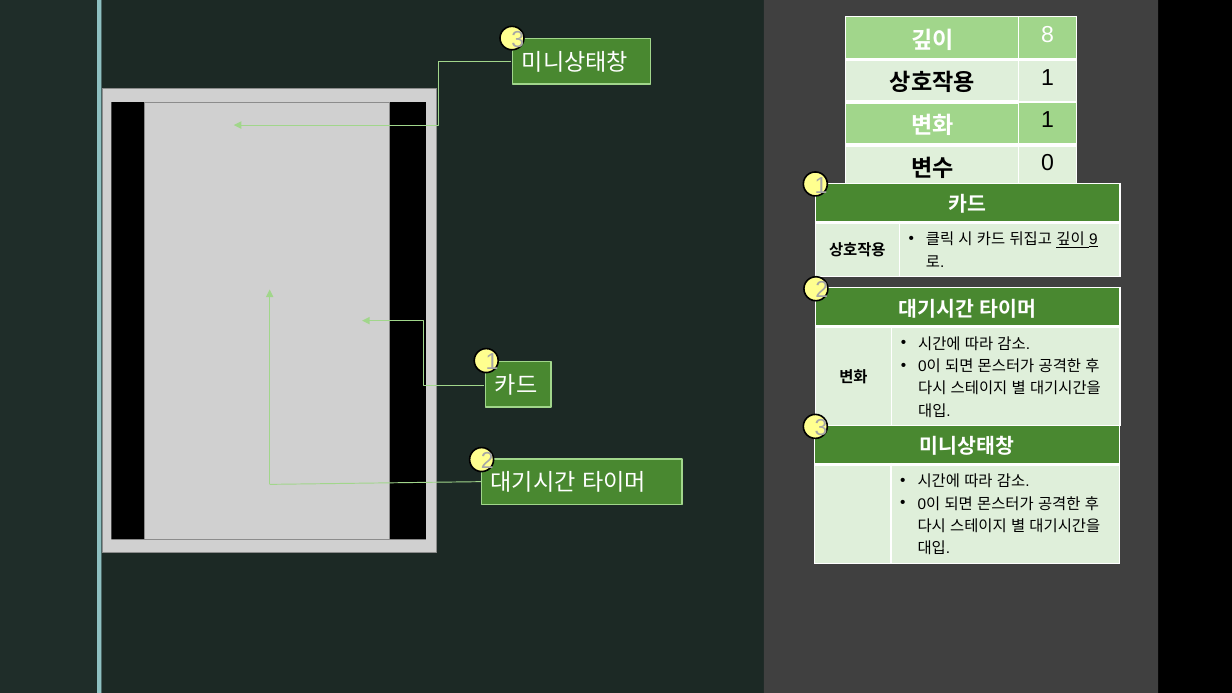
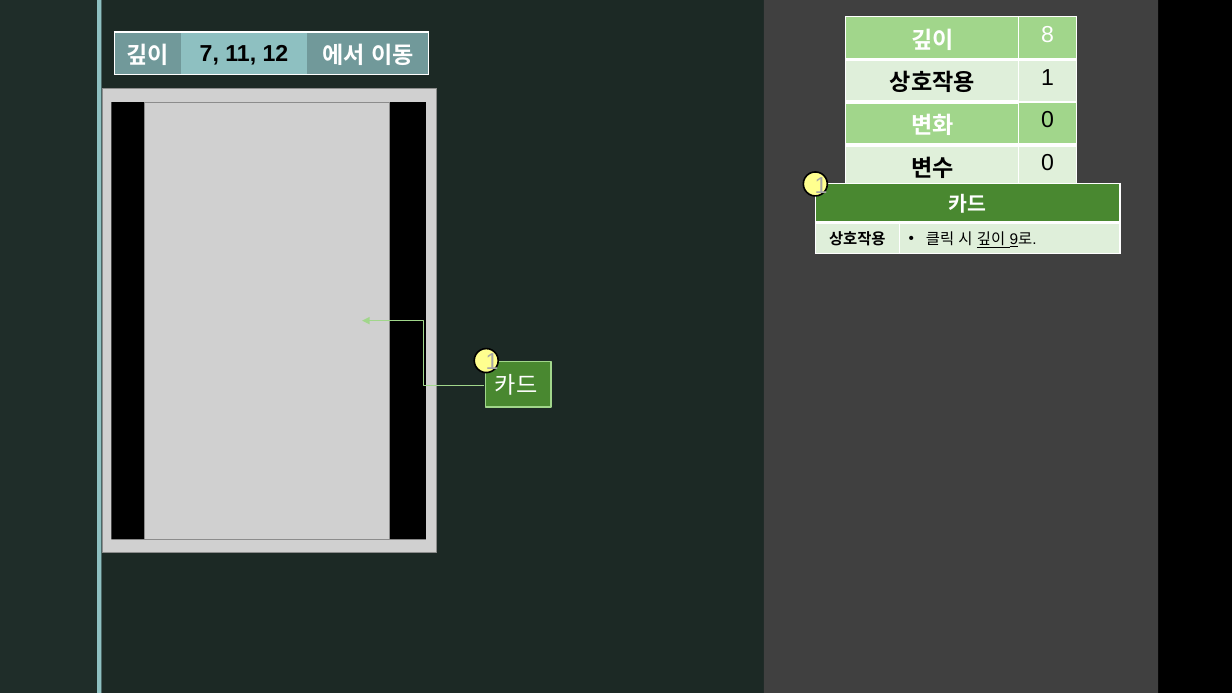
Before and after one commit to SanghunKwan/NinjaNMaching, a slide deck: slide 16 of NinjaNMatching UI.pptx. Drawn at 1232x693 pixels with LibreOffice and Linux fonts; fonts in the diff are those of the drawing; grey boxes stand for pictures; background and template pictures are left out. Boxes give left, top, right and bottom in pixels: in the first picture for what was removed or moved away, otherwise in the second. Text is boxed around its words. In the diff, an @@ line names an element or a change of style, - is before the commit and + after.

```diff
--- a/NinjaNMatching UI.pptx
+++ b/NinjaNMatching UI.pptx
@@ ellipse removed at bbox=[500, 27, 524, 50] @@
-3
@@ table at bbox=[846, 17, 1076, 182] @@
-row 3, column 2: 1
+row 3, column 2: 0
@@ table added at bbox=[115, 31, 428, 69], 1 rows, 3 columns @@
+깊이 | 7, 11, 12 | 에서 이동
@@ rectangle removed at bbox=[513, 39, 651, 85] @@
-미니상태창
@@ elbow arrow removed from (511, 61) to (234, 125) @@
@@ table at bbox=[815, 184, 1120, 252] @@
-row 2, column 2: 클릭 시 카드 뒤집고 깊이 9로.
+row 2, column 2: 클릭 시 깊이 9로.
@@ arrow removed from (270, 484) to (270, 289) @@
@@ ellipse removed at bbox=[804, 277, 828, 301] @@
-2
@@ table removed at bbox=[815, 288, 1119, 537], 2 rows, 2 columns @@
-대기시간 타이머 | 
-변화 | 시간에 따라 감소. / 0이 되면 몬스터가 공격한 후 다시 스테이지 별 대기시간을 대입.
@@ ellipse removed at bbox=[803, 415, 827, 439] @@
-3
@@ ellipse removed at bbox=[470, 447, 494, 471] @@
-2
@@ table removed at bbox=[815, 426, 1119, 559], 2 rows, 2 columns @@
-미니상태창 | 
- | 시간에 따라 감소. / 0이 되면 몬스터가 공격한 후 다시 스테이지 별 대기시간을 대입.
@@ rectangle removed at bbox=[482, 459, 682, 506] @@
-대기시간 타이머
@@ line removed from (482, 482) to (270, 484) @@
```
Also in this commit, not shown: 11 other slides changed, 14 slides added.
